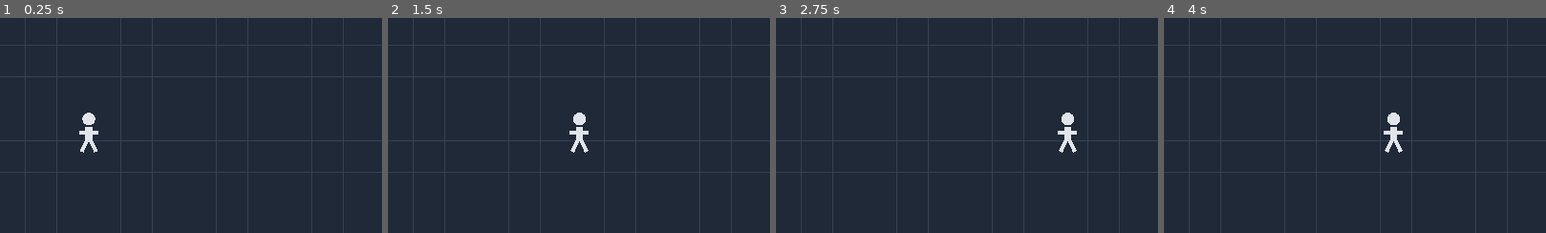
Above: before the commit, frames 1-4 (left to right).
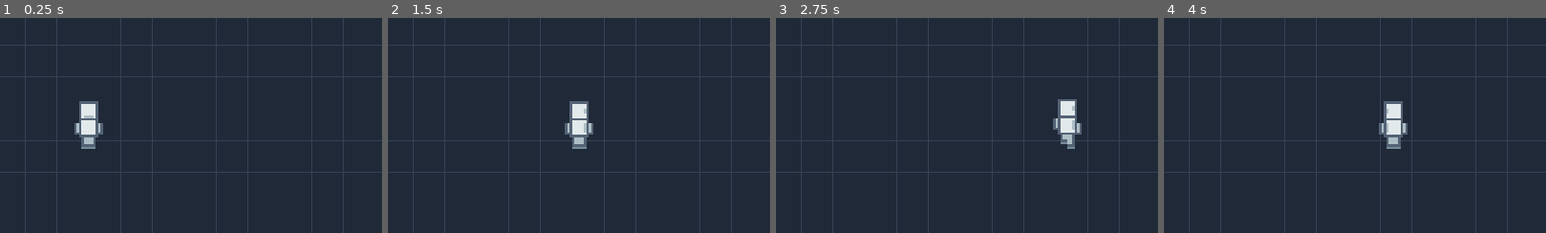
Above: after the commit, the same moments.

Repository: asnt39/-
Game: Godot game, scene res://main.tscn
Two runs of this game, one before a commit and one after it. Both use one fixed random seed, a clock stepped at 60 frames per second and the inputs below.
Inputs (mouse positions are % of the whole screen's width and height, from its top left):
- Up to frame 1 (0.25 s): no input
- Up to frame 2 (1.5 s): tap Enter at 0.5 s; move the mouse to (72, 45) at 0.52 s; hold Right 0.53-1.25 s; click (72, 45) at 0.67 s; drag from (30, 55) to (45, 70) at 1.27 s
- Up to frame 3 (2.75 s): tap Space at 2 s; move the mouse to (60, 28) at 2.02 s; hold Right from 2.03 s (still down)
- Up to frame 4 (4 s): release Right at 2.75 s; drag from (45, 70) to (20, 35) at 2.77 s; tap Enter at 3.5 s; move the mouse to (80, 65) at 3.52 s; hold Left from 3.53 s (still down)
The pictures show only the part of the screen within x 38-88%, y 23-73%; the shares and areas given below are measured in that part.

The runs differ from the first frame. In frame 1, 1.0% of the frame differs, in the area x 19-27%, y 38-63%; in frame 2, 1.0%; in frame 3, 1.1%, in the area x 72-80%, y 37-63%; in frame 4, 1.0%.

Commit message:
Animate pixel mannequin movement

Diff:
--- a/main.gd
+++ b/main.gd
@@ -6,6 +6,9 @@
 var touch_positions: Dictionary = {}
 var mouse_position := Vector2(-1000, -1000)
 var mouse_held := false
+var facing := Vector2.DOWN
+var walk_time := 0.0
+var moving := false
 
 func button_rect(direction: String) -> Rect2:
 	var size := get_viewport_rect().size
@@ -47,6 +50,12 @@
 	# Keep movement four-directional when two directions are pressed.
 	if direction.x != 0:
 		direction.y = 0
+	moving = direction != Vector2.ZERO
+	if moving:
+		facing = direction
+		walk_time += delta * 8.0
+	else:
+		walk_time = 0.0
 	player += direction * SPEED * delta
 	var size := get_viewport_rect().size
 	player = player.clamp(Vector2(20, 30), size - Vector2(20, 30))
@@ -59,12 +68,7 @@
 		draw_line(Vector2(x, 0), Vector2(x, size.y), Color("344255"), 1)
 	for y in range(0, int(size.y) + 1, 40):
 		draw_line(Vector2(0, y), Vector2(size.x, y), Color("344255"), 1)
-	var figure := Color("e1e5eb")
-	draw_circle(player + Vector2(0, -17), 8, figure)
-	draw_line(player + Vector2(0, -7), player + Vector2(0, 10), figure, 9)
-	draw_line(player + Vector2(-12, 0), player + Vector2(12, 0), figure, 5)
-	draw_line(player + VectorFromLeg(-1), player + Vector2(-9, 24), figure, 5)
-	draw_line(player + VectorFromLeg(1), player + Vector2(9, 24), figure, 5)
+	draw_mannequin()
 	for name in ["up", "down", "left", "right"]:
 		var rect := button_rect(name)
 		draw_rect(rect.grow(-2), Color(0.65, 0.76, 0.88, 0.75 if pressed(name) else 0.35))
@@ -73,5 +77,40 @@
 		var side := Vector2(-vec.y, vec.x)
 		draw_colored_polygon(PackedVector2Array([c + vec * 13, c - vec * 8 + side * 9, c - vec * 8 - side * 9]), Color.WHITE)
 
-func VectorFromLeg(side: int) -> Vector2:
-	return Vector2(side * 2, 9)
+func pixel_rect(origin: Vector2, x: int, y: int, width: int, height: int, color: Color) -> void:
+	draw_rect(Rect2(origin + Vector2(x, y) * 3.0, Vector2(width, height) * 3.0), color)
+
+func draw_mannequin() -> void:
+	var outline := Color("536274")
+	var light := Color("e2e9eb")
+	var shade := Color("aebec6")
+	var dark := Color("738b99")
+	var step := 0
+	if moving:
+		step = int(round(sin(walk_time)))
+	var bob := 0 if step == 0 else -1
+	var origin := player + Vector2(-24, -39 + bob * 3)
+	# Draw whole-pixel blocks for a neutral, faceless placeholder figure.
+	pixel_rect(origin, 4, 0, 8, 8, outline)
+	pixel_rect(origin, 5, 1, 6, 6, light)
+	pixel_rect(origin, 4, 8, 8, 7, outline)
+	pixel_rect(origin, 5, 8, 6, 6, light)
+	if facing == Vector2.UP:
+		pixel_rect(origin, 5, 2, 6, 4, shade)
+		pixel_rect(origin, 6, 9, 4, 4, shade)
+	elif facing.x != 0:
+		pixel_rect(origin, 5 if facing.x < 0 else 10, 3, 1, 2, shade)
+		pixel_rect(origin, 5 if facing.x < 0 else 10, 9, 1, 4, shade)
+	else:
+		pixel_rect(origin, 6, 6, 4, 1, shade)
+	# Opposing arms and legs alternate in short pixel steps.
+	pixel_rect(origin, 2, 9 + step, 2, 5, outline)
+	pixel_rect(origin, 12, 9 - step, 2, 5, outline)
+	pixel_rect(origin, 3, 9 + step, 1, 4, shade)
+	pixel_rect(origin, 12, 9 - step, 1, 4, shade)
+	pixel_rect(origin, 5, 15, 3, 5 + step, outline)
+	pixel_rect(origin, 8, 15, 3, 5 - step, outline)
+	pixel_rect(origin, 6, 15, 2, 3 + step, shade)
+	pixel_rect(origin, 8, 15, 2, 3 - step, shade)
+	pixel_rect(origin, 5, 19 + step, 3, 1, dark)
+	pixel_rect(origin, 8, 19 - step, 3, 1, dark)
